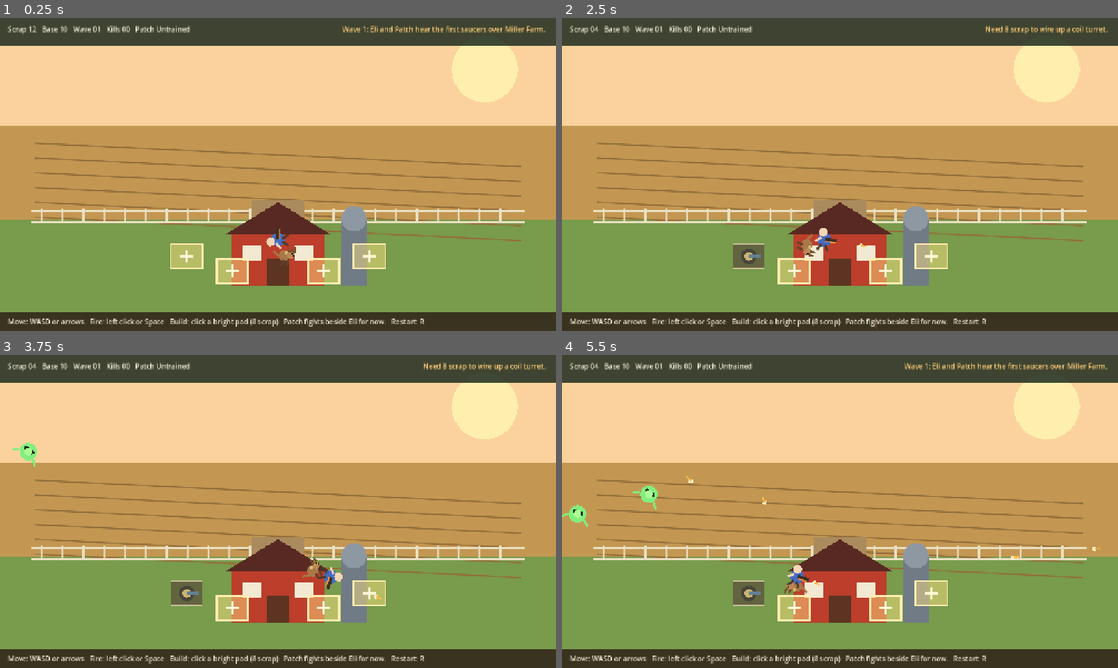
Above: before the commit, frames 1-4 (two rows, left to right).
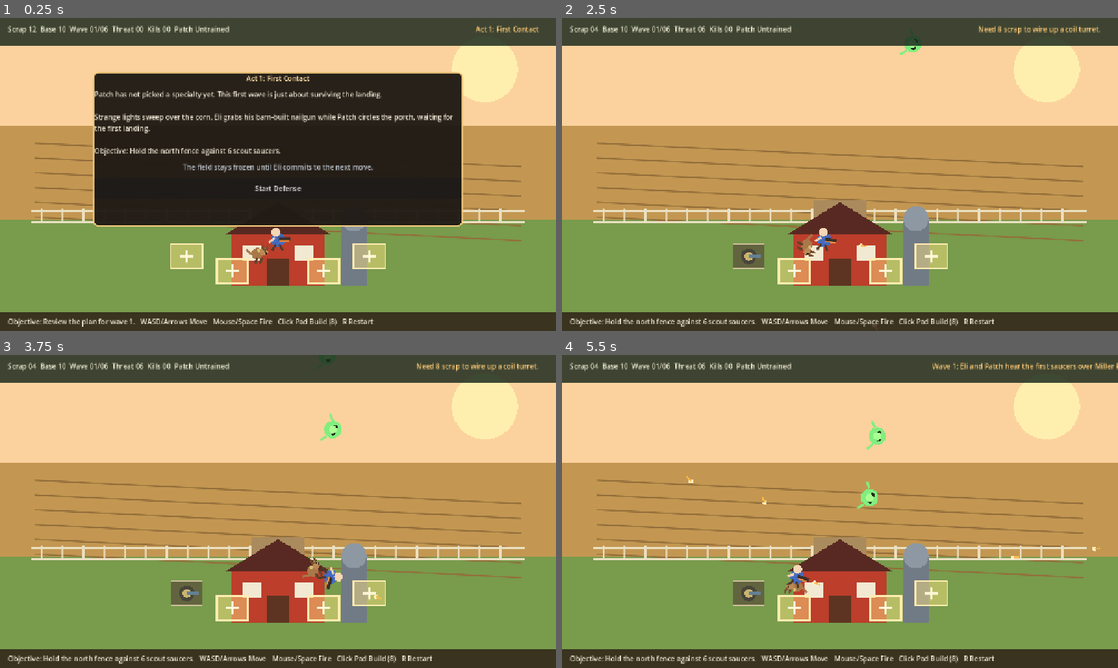
Above: after the commit, the same moments.

Repository: irobinson010/AlienInvaders
Game: Godot game, scene res://scenes/main.tscn
Same seed, same stepped clock (60 frames per second), same inputs: the game is played once before the commit and once after it.
Inputs (mouse positions are in pixels of both pictures, inside the frame that each line leads up to):
- Up to frame 1 (0.25 s): no input
- Up to frame 2 (2.5 s): click (840, 187) at 0.5 s, where only the run after the commit has a clickable "Start Defense"; tap A at 1.25, 2 s; drag from (751, 255) to (884, 271) at 1.27 s; drag from (795, 271) to (928, 255) at 2.02 s
- Up to frame 3 (3.75 s): tap A at 2.75, 3.5 s; move the mouse to (322, 608) at 2.77 s; hold Right (move_right) 2.78-3.5 s; hold Space (fire) 2.78-3.5 s; click (322, 608) at 2.92 s; drag from (366, 592) to (233, 608) at 3.52 s
- Up to frame 4 (5.5 s): tap A at 4.25, 5 s; move the mouse to (1006, 558) at 4.27 s; hold Left (move_left) 4.28-5 s; hold Space (fire) 4.28-5 s; click (1006, 558) at 4.42 s; tap R (restart) at 4.9 s; drag from (673, 464) to (884, 608) at 5.02 s

The runs differ from the first frame. In frame 1, 35% of the frame differs, in the area x 1-98%, y 2-99%; in frame 2, 1.8%; in frame 3, 2.0%; in frame 4, 2.5%.

Commit message:
Add Act 1 mission flow and README

Diff:
--- a/scripts/main.gd
+++ b/scripts/main.gd
@@ -11,6 +11,62 @@
 const PLAY_BOUNDS := Rect2(Vector2(70.0, 110.0), Vector2(1140.0, 540.0))
 const FARMHOUSE_POS := Vector2(640.0, 610.0)
 const BASE_TURRET_COST := 8
+const ACT_ONE_WAVES = [
+	{
+		"title": "Act 1: First Contact",
+		"story": "Strange lights sweep over the corn. Eli grabs his barn-built nailgun while Patch circles the porch, waiting for the first landing.",
+		"objective": "Hold the north fence against 6 scout saucers.",
+		"spawn_count": 6,
+		"spawn_interval": 1.95,
+		"start_delay": 0.80,
+		"spawn_mode": "top",
+	},
+	{
+		"title": "Wave 2: Fence Breakers",
+		"story": "The first wrecks are still smoking. Patch takes on a real job while a second alien rush lines up over the field.",
+		"objective": "Stop 8 raiders and put Patch's first training to work.",
+		"spawn_count": 8,
+		"spawn_interval": 1.75,
+		"start_delay": 0.75,
+		"spawn_mode": "mixed",
+	},
+	{
+		"title": "Wave 3: Drill Team",
+		"story": "The invaders stop probing and start drilling. Eli can hear metal boring under the topsoil every time the lane goes quiet.",
+		"objective": "Break 10 drill-team attackers before they punch through the barn lane.",
+		"spawn_count": 10,
+		"spawn_interval": 1.50,
+		"start_delay": 0.70,
+		"spawn_mode": "sides",
+	},
+	{
+		"title": "Wave 4: North Field Signal",
+		"story": "Crop circles are no longer random. The whole north field is lining up around something buried deep below the roots.",
+		"objective": "Clear 12 invaders while Eli and Patch hold the signal line.",
+		"spawn_count": 12,
+		"spawn_interval": 1.30,
+		"start_delay": 0.70,
+		"spawn_mode": "top",
+	},
+	{
+		"title": "Wave 5: Harvester Approach",
+		"story": "More lights peel off the mothership. The farmhouse porch shakes as a harvester run starts forming over the silo.",
+		"objective": "Hold off 14 attackers before the harvester locks onto the farm.",
+		"spawn_count": 14,
+		"spawn_interval": 1.10,
+		"start_delay": 0.65,
+		"spawn_mode": "mixed",
+	},
+	{
+		"title": "Wave 6: Final Stand At The Silo",
+		"story": "Everything comes in at once. Eli has one night of inventions, one dog, and one chance to keep the field out of alien hands.",
+		"objective": "Survive the last 16 attackers and keep the farmhouse standing.",
+		"spawn_count": 16,
+		"spawn_interval": 0.92,
+		"start_delay": 0.60,
+		"spawn_mode": "mixed",
+	},
+]
 
 const PLAYER_SCENE := preload("res://scenes/player.tscn")
 const DOG_SCENE := preload("res://scenes/dog.tscn")
@@ -24,6 +80,11 @@
 var stats_label: Label
 var banner_label: Label
 var hint_label: Label
+var briefing_panel: PanelContainer
+var briefing_title_label: Label
+var briefing_body_label: Label
+var briefing_footer_label: Label
+var briefing_continue_button: Button
 var patch_panel: PanelContainer
 var patch_title_label: Label
 var patch_body_label: Label
@@ -32,14 +93,15 @@
 var patch_guard_button: Button
 var patch_scout_button: Button
 var spawn_timer: Timer
-var wave_timer: Timer
 var banner_timer: Timer
 
 var scrap := 12
 var base_health := 10
 var kills := 0
-var wave := 1
+var wave := 0
 var game_over := false
+var mission_complete := false
+var wave_active := false
 var banner_default := ""
 var patch_path := PatchPath.NONE
 var patch_rank := 0
@@ -48,6 +110,15 @@
 var turret_damage := 1
 var turret_fire_interval := 0.80
 var turret_cost := BASE_TURRET_COST
+var current_objective_text := "Review Eli's first defense plan."
+var current_wave_index := -1
+var pending_wave_index := -1
+var wave_total_spawns := 0
+var wave_spawned := 0
+var active_aliens := 0
+var current_wave_spawn_interval := 1.50
+var current_wave_start_delay := 0.80
+var current_wave_spawn_mode := "mixed"
 
 
 func _ready() -> void:
@@ -57,12 +128,9 @@
 	_spawn_player()
 	_spawn_dog()
 	_spawn_build_spots()
-	banner_default = _story_text_for_wave(wave)
 	_update_hint()
 	_update_stats()
-	_set_banner(banner_default, 4.0)
-	spawn_timer.start(2.35)
-	wave_timer.start(18.0)
+	_show_briefing_for_wave(0, "Patch has not picked a specialty yet. This first wave is just about surviving the landing.")
 	queue_redraw()
 
 
@@ -79,13 +147,13 @@
 
 	stats_label = Label.new()
 	stats_label.position = Vector2(18.0, 14.0)
-	stats_label.size = Vector2(720.0, 30.0)
+	stats_label.size = Vector2(820.0, 30.0)
 	stats_label.modulate = Color8(240, 236, 214)
 	top_panel.add_child(stats_label)
 
 	banner_label = Label.new()
-	banner_label.position = Vector2(756.0, 14.0)
-	banner_label.size = Vector2(500.0, 30.0)
+	banner_label.position = Vector2(852.0, 14.0)
+	banner_label.size = Vector2(388.0, 30.0)
 	banner_label.horizontal_alignment = HORIZONTAL_ALIGNMENT_RIGHT
 	banner_label.modulate = Color8(255, 203, 120)
 	top_panel.add_child(banner_label)
@@ -103,7 +171,62 @@
 	hint_label.modulate = Color8(244, 234, 215)
 	bottom_panel.add_child(hint_label)
 
+	_setup_briefing_panel(canvas_layer)
 	_setup_patch_panel(canvas_layer)
+
+
+func _setup_briefing_panel(canvas_layer: CanvasLayer) -> void:
+	briefing_panel = PanelContainer.new()
+	briefing_panel.position = Vector2(214.0, 124.0)
+	briefing_panel.size = Vector2(852.0, 356.0)
+	briefing_panel.visible = false
+	briefing_panel.mouse_filter = Control.MOUSE_FILTER_STOP
+	briefing_panel.process_mode = Node.PROCESS_MODE_WHEN_PAUSED
+	canvas_layer.add_child(briefing_panel)
+
+	var panel_style: StyleBoxFlat = StyleBoxFlat.new()
+	panel_style.bg_color = Color(0.12, 0.10, 0.08, 0.96)
+	panel_style.border_color = Color8(245, 204, 124)
+	panel_style.border_width_left = 3
+	panel_style.border_width_top = 3
+	panel_style.border_width_right = 3
+	panel_style.border_width_bottom = 3
+	panel_style.corner_radius_top_left = 12
+	panel_style.corner_radius_top_right = 12
+	panel_style.corner_radius_bottom_left = 12
+	panel_style.corner_radius_bottom_right = 12
+	briefing_panel.add_theme_stylebox_override("panel", panel_style)
+
+	var content: VBoxContainer = VBoxContainer.new()
+	content.position = Vector2(26.0, 22.0)
+	content.size = Vector2(800.0, 310.0)
+	content.process_mode = Node.PROCESS_MODE_WHEN_PAUSED
+	content.add_theme_constant_override("separation", 14)
+	briefing_panel.add_child(content)
+
+	briefing_title_label = Label.new()
+	briefing_title_label.horizontal_alignment = HORIZONTAL_ALIGNMENT_CENTER
+	briefing_title_label.modulate = Color8(255, 222, 165)
+	content.add_child(briefing_title_label)
+
+	briefing_body_label = Label.new()
+	briefing_body_label.size = Vector2(800.0, 180.0)
+	briefing_body_label.autowrap_mode = TextServer.AUTOWRAP_WORD_SMART
+	briefing_body_label.modulate = Color8(239, 232, 213)
+	content.add_child(briefing_body_label)
+
+	briefing_footer_label = Label.new()
+	briefing_footer_label.horizontal_alignment = HORIZONTAL_ALIGNMENT_CENTER
+	briefing_footer_label.modulate = Color8(191, 198, 207)
+	briefing_footer_label.text = "The field stays frozen until Eli commits to the next move."
+	content.add_child(briefing_footer_label)
+
+	briefing_continue_button = Button.new()
+	briefing_continue_button.custom_minimum_size = Vector2(260.0, 48.0)
+	briefing_continue_button.text = "Start Defense"
+	briefing_continue_button.process_mode = Node.PROCESS_MODE_WHEN_PAUSED
+	briefing_continue_button.pressed.connect(_on_briefing_continue_pressed)
+	content.add_child(briefing_continue_button)
 
 
 func _setup_patch_panel(canvas_layer: CanvasLayer) -> void:
@@ -115,7 +238,7 @@
 	patch_panel.process_mode = Node.PROCESS_MODE_WHEN_PAUSED
 	canvas_layer.add_child(patch_panel)
 
-	var panel_style := StyleBoxFlat.new()
+	var panel_style: StyleBoxFlat = StyleBoxFlat.new()
 	panel_style.bg_color = Color(0.12, 0.10, 0.08, 0.96)
 	panel_style.border_color = Color8(245, 204, 124)
 	panel_style.border_width_left = 3
@@ -176,18 +299,15 @@
 	patch_footer_label = Label.new()
 	patch_footer_label.horizontal_alignment = HORIZONTAL_ALIGNMENT_CENTER
 	patch_footer_label.modulate = Color8(191, 198, 207)
-	patch_footer_label.text = "The defense pauses until you choose."
+	patch_footer_label.text = "Patch earns deeper upgrades before waves 4 and 6."
 	content.add_child(patch_footer_label)
 
 
 func _setup_timers() -> void:
 	spawn_timer = Timer.new()
-	spawn_timer.timeout.connect(_spawn_alien)
+	spawn_timer.one_shot = true
+	spawn_timer.timeout.connect(_on_spawn_timer_timeout)
 	add_child(spawn_timer)
-
-	wave_timer = Timer.new()
-	wave_timer.timeout.connect(_advance_wave)
-	add_child(wave_timer)
 
 	banner_timer = Timer.new()
 	banner_timer.one_shot = true
@@ -226,75 +346,126 @@
 		add_child(build_spot)
 
 
+func _show_briefing_for_wave(wave_index: int, transition_text: String = "") -> void:
+	var wave_data: Dictionary = ACT_ONE_WAVES[wave_index]
+	pending_wave_index = wave_index
+	wave = wave_index + 1
+	wave_active = false
+	current_objective_text = "Review the plan for wave %d." % wave
+	banner_default = String(wave_data["title"])
+	briefing_title_label.text = String(wave_data["title"])
+	briefing_body_label.text = _compose_briefing_text(wave_data, transition_text)
+	briefing_continue_button.text = "Start Wave %d" % wave
+	if wave_index == 0:
+		briefing_continue_button.text = "Start Defense"
+	briefing_panel.visible = true
+	patch_panel.visible = false
+	get_tree().paused = true
+	banner_label.text = banner_default
+	_update_hint()
+	_update_stats()
+
+
+func _compose_briefing_text(wave_data: Dictionary, transition_text: String) -> String:
+	var briefing_text: String = String(wave_data["story"])
+	if transition_text != "":
+		briefing_text = transition_text + "\n\n" + briefing_text
+	briefing_text += "\n\nObjective: %s" % String(wave_data["objective"])
+	return briefing_text
+
+
+func _on_briefing_continue_pressed() -> void:
+	if mission_complete:
+		get_tree().paused = false
+		get_tree().reload_current_scene()
+		return
+
+	briefing_panel.visible = false
+	get_tree().paused = false
+	_start_wave(pending_wave_index)
+
+
+func _start_wave(wave_index: int) -> void:
+	var wave_data: Dictionary = ACT_ONE_WAVES[wave_index]
+	current_wave_index = wave_index
+	wave = wave_index + 1
+	wave_active = true
+	current_wave_spawn_interval = float(wave_data["spawn_interval"])
+	current_wave_start_delay = float(wave_data["start_delay"])
+	current_wave_spawn_mode = String(wave_data["spawn_mode"])
+	current_objective_text = String(wave_data["objective"])
+	wave_total_spawns = int(wave_data["spawn_count"])
+	wave_spawned = 0
+	active_aliens = 0
+	banner_default = _story_text_for_wave(wave)
+	_set_banner(banner_default, 3.0)
+	_update_hint()
+	_update_stats()
+	spawn_timer.start(current_wave_start_delay)
+
+
+func _on_spawn_timer_timeout() -> void:
+	_spawn_alien()
+	if wave_active and wave_spawned < wave_total_spawns:
+		spawn_timer.start(current_wave_spawn_interval)
+
+
 func _spawn_alien() -> void:
-	if game_over:
+	if game_over or mission_complete or not wave_active:
 		return
 
 	var alien: CharacterBody2D = ALIEN_SCENE.instantiate() as CharacterBody2D
-	var spawn_position: Vector2 = _pick_spawn_position()
+	var spawn_position: Vector2 = _pick_spawn_position(current_wave_spawn_mode)
 	var goal_position: Vector2 = FARMHOUSE_POS + Vector2(randf_range(-92.0, 92.0), randf_range(-30.0, 24.0))
 	alien.configure(spawn_position, goal_position, wave)
 	alien.destroyed.connect(_on_alien_destroyed)
 	alien.farmhouse_hit.connect(_on_alien_farmhouse_hit)
 	add_child(alien)
-
-
-func _pick_spawn_position() -> Vector2:
-	match randi() % 3:
-		0:
+	wave_spawned += 1
+	active_aliens += 1
+	_update_stats()
+
+
+func _pick_spawn_position(spawn_mode: String) -> Vector2:
+	match spawn_mode:
+		"top":
 			return Vector2(randf_range(70.0, WORLD_SIZE.x - 70.0), -42.0)
-		1:
-			return Vector2(-42.0, randf_range(100.0, 360.0))
+		"sides":
+			if randi() % 2 == 0:
+				return Vector2(-42.0, randf_range(110.0, 360.0))
+			return Vector2(WORLD_SIZE.x + 42.0, randf_range(110.0, 360.0))
 		_:
-			return Vector2(WORLD_SIZE.x + 42.0, randf_range(100.0, 360.0))
-
-
-func _advance_wave() -> void:
-	if game_over:
-		return
-
-	wave += 1
-	var next_spawn_time: float = maxf(0.70, spawn_timer.wait_time * 0.88)
-	spawn_timer.start(next_spawn_time)
-	banner_default = _story_text_for_wave(wave)
-	_set_banner(banner_default, 3.2)
-	_handle_patch_progression()
-	_update_hint()
-	_update_stats()
-
-
-func _handle_patch_progression() -> void:
-	if wave == 2 and patch_path == PatchPath.NONE:
-		_show_patch_choice()
-		return
-
-	var desired_rank := 0
-	if wave >= 2:
-		desired_rank = 1
-	if wave >= 4:
-		desired_rank = 2
-	if wave >= 6:
-		desired_rank = 3
-
-	if patch_path != PatchPath.NONE and desired_rank > patch_rank:
-		_apply_patch_rank(desired_rank)
+			match randi() % 3:
+				0:
+					return Vector2(randf_range(70.0, WORLD_SIZE.x - 70.0), -42.0)
+				1:
+					return Vector2(-42.0, randf_range(100.0, 360.0))
+				_:
+					return Vector2(WORLD_SIZE.x + 42.0, randf_range(100.0, 360.0))
 
 
 func _show_patch_choice() -> void:
+	wave = 2
+	current_objective_text = "Choose how Patch helps hold the farm."
+	banner_default = "Patch needs a job before the second rush."
 	patch_title_label.text = "Choose how Patch grows into the fight"
 	patch_body_label.text = "Scrap Hound turns wrecks into bonus salvage. Guard Dog learns stun barks and doubles down on crowd control. Scout Nose uncovers buried stashes, schematics, and upgrades Eli would never find on his own."
 	patch_panel.visible = true
+	briefing_panel.visible = false
 	get_tree().paused = true
+	banner_label.text = banner_default
+	_update_hint()
+	_update_stats()
 
 
 func _on_patch_path_selected(selected_path: int) -> void:
+	patch_path = selected_path
+	var upgrade_text: String = _apply_patch_rank(1, false)
 	patch_panel.visible = false
-	get_tree().paused = false
-	patch_path = selected_path
-	_apply_patch_rank(1)
-
-
-func _apply_patch_rank(new_rank: int) -> void:
+	_show_briefing_for_wave(1, "The first wrecks cool in the dirt while Eli picks Patch's lane.\n\nPatch upgrade: %s" % upgrade_text)
+
+
+func _apply_patch_rank(new_rank: int, announce_banner: bool = true) -> String:
 	patch_rank = new_rank
 	if dog != null and is_instance_valid(dog):
 		dog.apply_path_rank(patch_path, patch_rank)
@@ -308,10 +479,11 @@
 		PatchPath.SCOUT:
 			upgrade_text = _apply_scout_rank()
 
-	banner_default = _story_text_for_wave(wave)
 	_update_hint()
 	_update_stats()
-	_set_banner(upgrade_text, 4.0)
+	if announce_banner and upgrade_text != "":
+		_set_banner(upgrade_text, 4.0)
+	return upgrade_text
 
 
 func _apply_scrap_rank() -> String:
@@ -341,11 +513,12 @@
 func _apply_scout_rank() -> String:
 	match patch_rank:
 		1:
-			turret_cost = max(4, BASE_TURRET_COST - 2)
+			turret_cost = maxi(4, BASE_TURRET_COST - 2)
 			return "Patch uncovers buried coil plans in the field. Turrets now cost %d scrap." % turret_cost
 		2:
 			player_fire_interval = maxf(0.10, player_fire_interval - 0.03)
-			player.set_fire_interval(player_fire_interval)
+			if player != null and is_instance_valid(player):
+				player.set_fire_interval(player_fire_interval)
 			return "Patch finds an old capacitor cache. Eli can fire his homemade weapon faster."
 		3:
 			turret_damage += 1
@@ -356,6 +529,59 @@
 			return ""
 
 
+func _prepare_transition_for_wave(next_wave_number: int) -> String:
+	var transition_text: String = _between_wave_text_for_wave(next_wave_number)
+	var desired_rank: int = _desired_patch_rank_for_wave(next_wave_number)
+	if patch_path != PatchPath.NONE and desired_rank > patch_rank:
+		var upgrade_text: String = _apply_patch_rank(desired_rank, false)
+		if transition_text != "":
+			transition_text += "\n\n"
+		transition_text += "Patch upgrade: %s" % upgrade_text
+	return transition_text
+
+
+func _desired_patch_rank_for_wave(next_wave_number: int) -> int:
+	if next_wave_number >= 6:
+		return 3
+	if next_wave_number >= 4:
+		return 2
+	if next_wave_number >= 2:
+		return 1
+	return 0
+
+
+func _between_wave_text_for_wave(next_wave_number: int) -> String:
+	match next_wave_number:
+		2:
+			return "Eli kicks apart the first saucer hulls, then crouches beside Patch to decide what the dog should become."
+		3:
+			return "The barn lights burn hot while Eli rewires farm junk into weapons. Out in the dark, the aliens start sending real drill teams."
+		4:
+			match patch_path:
+				PatchPath.SCRAP:
+					return "Patch starts dragging cleaner cores out of the wreck pile while the north field keeps pulsing under the dirt."
+				PatchPath.GUARD:
+					return "Patch keeps pacing the lane, waiting to cut off the next rush before it reaches the fence."
+				PatchPath.SCOUT:
+					return "Patch keeps circling one patch of trampled corn until Eli notices the field markers lining up like a map."
+				_:
+					return "Fresh crop circles point to something buried under the north field."
+		5:
+			return "A buried signal is fully awake now. The mothership starts vectoring heavier craft toward the farmhouse."
+		6:
+			match patch_path:
+				PatchPath.SCRAP:
+					return "The salvage pile behind the barn has become a real workshop, and Patch is still dragging in usable alloy."
+				PatchPath.GUARD:
+					return "Patch's bark rolls across the lane like thunder. Even the bigger saucers hesitate when he squares up."
+				PatchPath.SCOUT:
+					return "Patch digs up one last sealed cache near the tractor shed, and Eli folds it into the farm's last defenses."
+				_:
+					return "The silo throws long shadows over the field while the final rush lines up in the sky."
+		_:
+			return ""
+
+
 func _refresh_turret_stats() -> void:
 	for node in get_tree().get_nodes_in_group("turrets"):
 		if node.has_method("set_stats"):
@@ -363,7 +589,7 @@
 
 
 func _on_player_fired(origin: Vector2, direction: Vector2) -> void:
-	if game_over:
+	if game_over or mission_complete:
 		return
 
 	var bullet: Area2D = BULLET_SCENE.instantiate() as Area2D
@@ -373,7 +599,7 @@
 
 
 func _on_build_requested(spot) -> void:
-	if game_over:
+	if game_over or mission_complete:
 		return
 
 	if scrap < turret_cost:
@@ -400,7 +626,9 @@
 	if game_over:
 		return
 
-	var total_scrap := scrap_value
+	active_aliens = maxi(0, active_aliens - 1)
+
+	var total_scrap: int = scrap_value
 	var salvage_bonus := 0
 	if patch_path == PatchPath.SCRAP and dog != null and is_instance_valid(dog):
 		salvage_bonus = dog.claim_salvage_bonus()
@@ -415,32 +643,93 @@
 	elif kills % 6 == 0:
 		_set_banner("Patch drags another chunk of saucer junk into the dirt.", 1.8)
 	_update_stats()
+	_check_wave_completion()
 
 
 func _on_alien_farmhouse_hit(damage: int) -> void:
 	if game_over:
 		return
 
+	active_aliens = maxi(0, active_aliens - 1)
 	base_health -= damage
 	if base_health <= 0:
 		_trigger_game_over()
 	else:
 		_set_banner("The farmhouse took a hit!", 1.4)
 		_update_stats()
+		_check_wave_completion()
+
+
+func _check_wave_completion() -> void:
+	if not wave_active or game_over:
+		return
+	if wave_spawned < wave_total_spawns or active_aliens > 0:
+		return
+
+	wave_active = false
+	spawn_timer.stop()
+	current_objective_text = "Wave %d secure. Eli and Patch reset the fence line." % wave
+	_update_hint()
+	_update_stats()
+
+	if current_wave_index == ACT_ONE_WAVES.size() - 1:
+		_show_mission_complete()
+		return
+
+	if current_wave_index == 0 and patch_path == PatchPath.NONE:
+		_show_patch_choice()
+		return
+
+	var next_wave_index: int = current_wave_index + 1
+	var transition_text: String = _prepare_transition_for_wave(next_wave_index + 1)
+	_show_briefing_for_wave(next_wave_index, transition_text)
+
+
+func _show_mission_complete() -> void:
+	mission_complete = true
+	wave_active = false
+	spawn_timer.stop()
+	banner_timer.stop()
+	current_objective_text = "Act 1 complete. Eli held the farm for one more night."
+	banner_default = "Act 1 complete: Miller Farm survives the first assault."
+	banner_label.text = banner_default
+	briefing_title_label.text = "Act 1 Complete: The Farm Holds"
+	briefing_body_label.text = "The last harvester wreck burns out beyond the silo. Eli and Patch keep the farmhouse standing, but the north field is still pulsing under the dirt.\n\n%s" % _mission_outro_for_patch()
+	briefing_footer_label.text = "Act 2 can grow from here. For now, this run ends with the farm still standing."
+	briefing_continue_button.text = "Restart Act 1"
+	briefing_panel.visible = true
+	patch_panel.visible = false
+	get_tree().paused = true
+	_update_hint()
+	_update_stats()
+
+
+func _mission_outro_for_patch() -> String:
+	match patch_path:
+		PatchPath.SCRAP:
+			return "Patch's salvage trail has already turned the barn into a rough little war shop."
+		PatchPath.GUARD:
+			return "Patch owns the lane now, and the aliens have started learning to fear the bark before the bite."
+		PatchPath.SCOUT:
+			return "Patch has proven the field is hiding more than crop circles, and Eli finally knows where to dig next."
+		_:
+			return "Patch fought as hard as Eli did, even before the farm figured out what role he should grow into."
 
 
 func _trigger_game_over() -> void:
 	game_over = true
+	wave_active = false
 	base_health = 0
 	spawn_timer.stop()
-	wave_timer.stop()
 	banner_timer.stop()
+	briefing_panel.visible = false
 	if patch_panel.visible:
 		patch_panel.visible = false
-		get_tree().paused = false
+	get_tree().paused = false
 	banner_default = "Farm overrun. Press R to restart the defense."
 	banner_label.text = banner_default
-	hint_label.text = "Restart with R, then get Eli and Patch back on the fence line."
+	current_objective_text = "The farmhouse is gone. Reset and hold the line again."
+	_update_hint()
 	_update_stats()
 
 
@@ -455,28 +744,26 @@
 
 
 func _update_stats() -> void:
-	stats_label.text = "Scrap %02d   Base %02d   Wave %02d   Kills %02d   Patch %s" % [scrap, base_health, wave, kills, _patch_summary()]
+	var threats_remaining: int = _threats_remaining()
+	stats_label.text = "Scrap %02d  Base %02d  Wave %02d/%02d  Threat %02d  Kills %02d  Patch %s" % [scrap, base_health, maxi(1, wave), ACT_ONE_WAVES.size(), threats_remaining, kills, _patch_summary()]
+
+
+func _threats_remaining() -> int:
+	if not wave_active:
+		return 0
+	return active_aliens + maxi(0, wave_total_spawns - wave_spawned)
 
 
 func _update_hint() -> void:
+	if mission_complete:
+		hint_label.text = "Act 1 complete. Press R or use the panel to restart the defense."
+		return
+
 	if game_over:
-		return
-
-	var patch_hint := ""
-	match patch_path:
-		PatchPath.NONE:
-			if wave >= 2:
-				patch_hint = "Patch path ready: choose Scrap Hound, Guard Dog, or Scout Nose."
-			else:
-				patch_hint = "Patch fights beside Eli for now."
-		PatchPath.SCRAP:
-			patch_hint = "Patch path: Scrap Hound bonuses kick in after wrecks."
-		PatchPath.GUARD:
-			patch_hint = "Patch path: Guard Dog stun bark disrupts nearby aliens."
-		PatchPath.SCOUT:
-			patch_hint = "Patch path: Scout Nose reveals hidden upgrades."
-
-	hint_label.text = "Move: WASD or arrows   Fire: left click or Space   Build: click a bright pad (%d scrap)   %s   Restart: R" % [turret_cost, patch_hint]
+		hint_label.text = "Restart with R, then get Eli and Patch back on the fence line."
+		return
+
+	hint_label.text = "Objective: %s   WASD/Arrows Move   Mouse/Space Fire   Click Pad Build (%d)   R Restart" % [current_objective_text, turret_cost]
 
 
 func _patch_summary() -> String:
@@ -542,11 +829,11 @@
 				_:
 					return "Wave 6: Eli turns the tractor shed into a war workshop."
 		_:
-			return "Wave %d: More saucers are diving for the farmhouse." % current_wave
+			return "The field stays loud with engines and falling metal."
 
 
 func _unhandled_input(event: InputEvent) -> void:
-	if game_over and event.is_action_pressed("restart"):
+	if (game_over or mission_complete) and event.is_action_pressed("restart"):
 		get_viewport().set_input_as_handled()
 		get_tree().paused = false
 		get_tree().reload_current_scene()
Not shown, added: README.md
